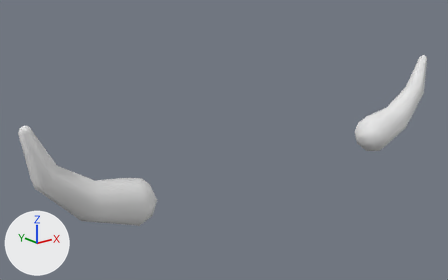
The OBJ model characters/meshes/headgear_horns_main.obj as it was, and as the next commit left it.
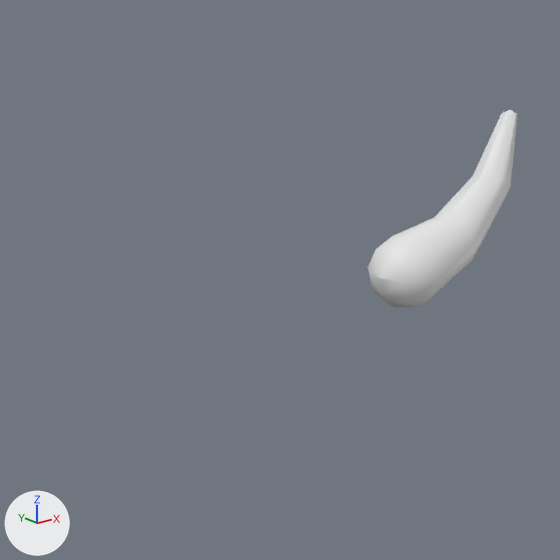
Each version is shown whole from a 50 mm camera at (-0.379, -0.413, 0.278) aimed at (-0.036, 0.016, 0.107), then close up on the part from 39% to 100% of the width and 1% to 98% of the height. The axes (+X, +Y, +Z) are drawn at lower left. The lights are the same throughout. The last two pictures show the newer version. Where no turn or scale is listed for an object, it has been applied to the vertices. Vertices at exactly the same position are counted once.

Objects in the first close-up: 'headgear_horns_main'.
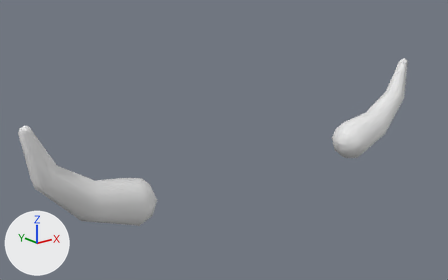
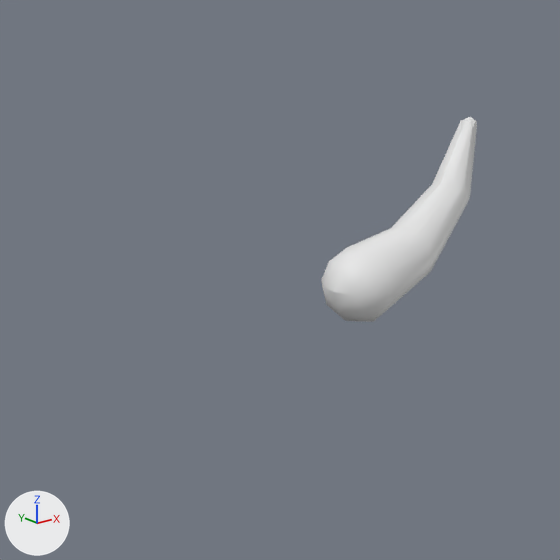
The newer file is also turned or shifted as a whole; pictures and numbers use the older file's frame.

The change, as a list of edits to the scene's bpy script:
```text
Change me_headgear_horns_main:
    used by ob_headgear_horns_main; location = (0.0, 0.0, 0.0)
    remove me_headgear_horns_main.from_pydata(...)  # 150 vertices, 292 faces; spans x -0.234..0.234, y -0.03..0.01, z 0.064..0.161
    add me_headgear_horns_main.from_pydata(...)  # 160 vertices, 312 faces; spans x -0.234..0.198, y -0.03..0.01, z 0.064..0.161
    me_headgear_horns_main part 1: the loose piece of 74 vertices spanning x 0.13..0.234, y -0.03..0.01, z 0.064..0.161 is rebuilt with 80 vertices and now spans x 0.094..0.198, y -0.03..0.01, z 0.064..0.161
    other edits to the shape of me_headgear_horns_main do not show in these pictures
```

Changed parts and their boxes [x1, y1, x2, y2] in the close-ups (560 x 560 px):
'headgear_horns_main', reshaped
    before: [368, 110, 517, 308]
    after: [321, 117, 477, 322]
